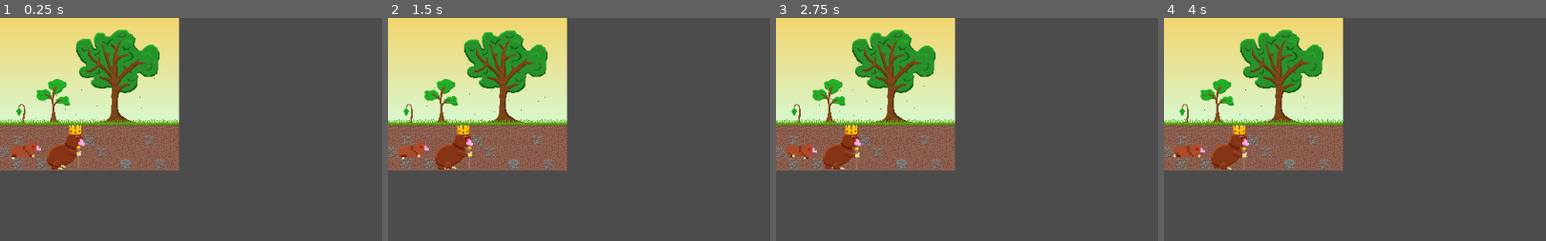
Above: before the commit, frames 1-4 (left to right).
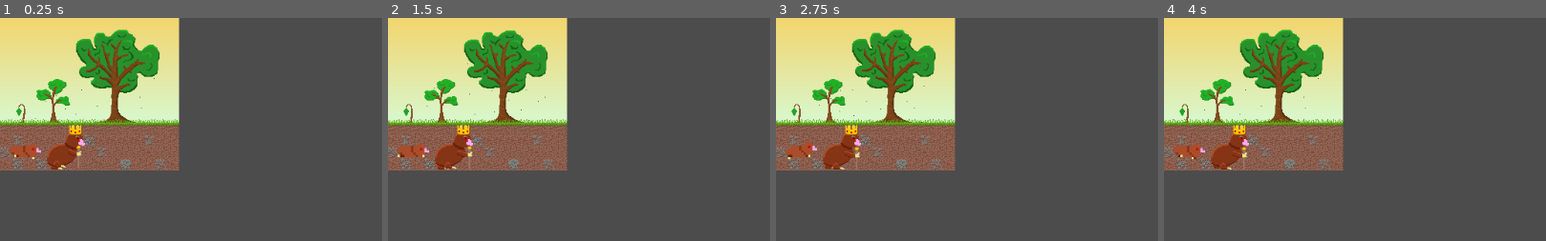
Above: after the commit, the same moments.

Repository: TaneliR/fgj2023
Game: Godot game, scene res://Sprites/tilemaptest.tscn
The game is run twice, just before and just after one commit, with the same random seed, the same clock (stepped at 60 frames per second) and the same inputs. This scene is started directly instead of the project's main scene.
Inputs (mouse positions are % of the whole screen's width and height, from its top left):
- Up to frame 1 (0.25 s): no input
- Up to frame 2 (1.5 s): tap Enter at 0.5 s; move the mouse to (3, 30) at 0.52 s; press the mouse at (3, 30) at 0.53 s; hold Up (ui_up) 0.53-1.28 s; move the mouse to (30, 55) at 1.27 s; release the mouse at (30, 55) at 1.28 s; hold Down (ui_down) from 1.28 s (still down); click (30, 55) at 1.35 s
- Up to frame 3 (2.75 s): tap Space at 2 s; move the mouse to (60, 28) at 2.02 s; release Down (ui_down) at 2.03 s; press the mouse at (60, 28) at 2.03 s; hold Up (ui_up) from 2.03 s (still down)
- Up to frame 4 (4 s): tap Enter at 2.75 s; move the mouse to (45, 70) at 2.77 s; release the mouse at (45, 70) at 2.78 s; click (45, 70) at 2.85 s; tap Space at 3.5 s; move the mouse to (80, 65) at 3.52 s; release Up (ui_up) at 3.53 s; press the mouse at (80, 65) at 3.53 s; hold Down (ui_down) from 3.53 s (still down)
The pictures show only the part of the screen within x 0-50%, y 0-50%; the shares and areas given below are measured in that part.

The runs differ from the first frame. In frame 1, 0.2% of the frame differs, in the area x 2-11%, y 55-64%; in frame 2, 0.2%; in frame 3, 0.2%; in frame 4, less than 0.1%.
Error in both runs: Invalid get index '0' (on base: 'Array'). (res://Scripts/mole.gd:19)

Commit message:
Addm mole eating roots stuff

Diff:
--- a/Roots/Prefabs/mole.tscn
+++ b/Roots/Prefabs/mole.tscn
@@ -46,7 +46,6 @@
 [node name="AnimatedSprite" type="AnimatedSprite" parent="."]
 position = Vector2( -8, -8 )
 frames = SubResource( 6 )
-frame = 3
 speed_scale = 3.0
 playing = true
 centered = false
--- a/Roots/Scripts/mole.gd
+++ b/Roots/Scripts/mole.gd
@@ -45,8 +45,9 @@
 func _physics_process(delta):
 	velocity = position.direction_to(target) * speed
 	look_at(target)
-	if position.distance_to(target) > 5:
+	#if position.distance_to(target) > 5:
 		#velocity = move_and_slide(velocity)
-		var collision = move_and_collide(velocity*delta)
-		if collision:
-			print(collision)
+	var collision = move_and_collide(velocity*delta)
+	if collision:
+		print(collision.get_collider())
+		collision.get_collider().get_parent().queue_free()
